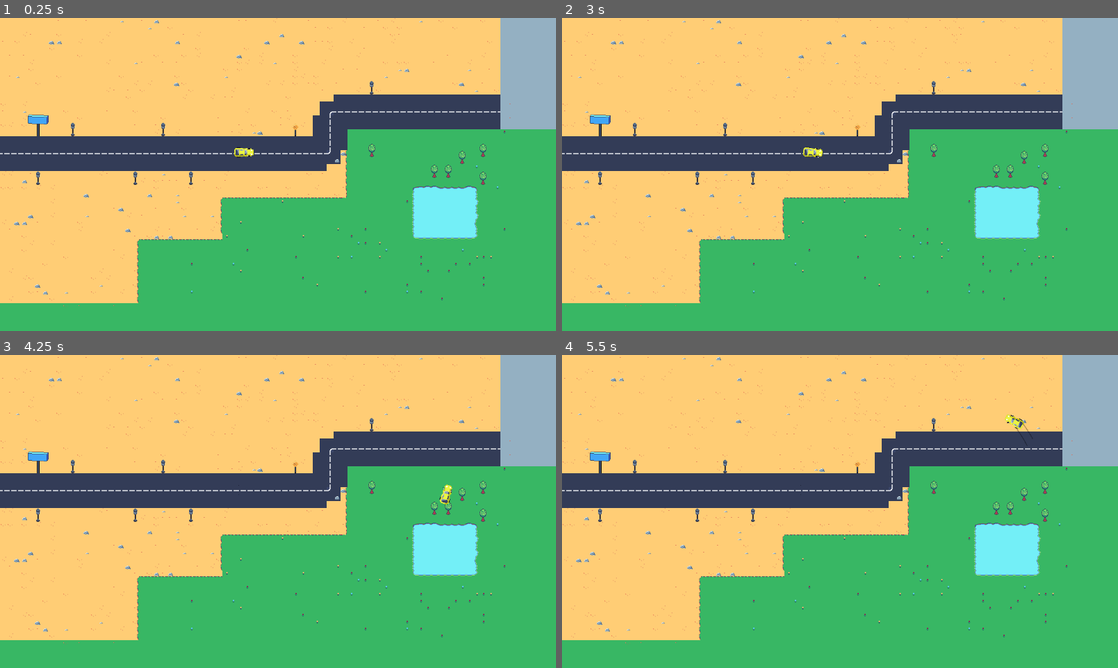
Above: before the commit, frames 1-4 (two rows, left to right).
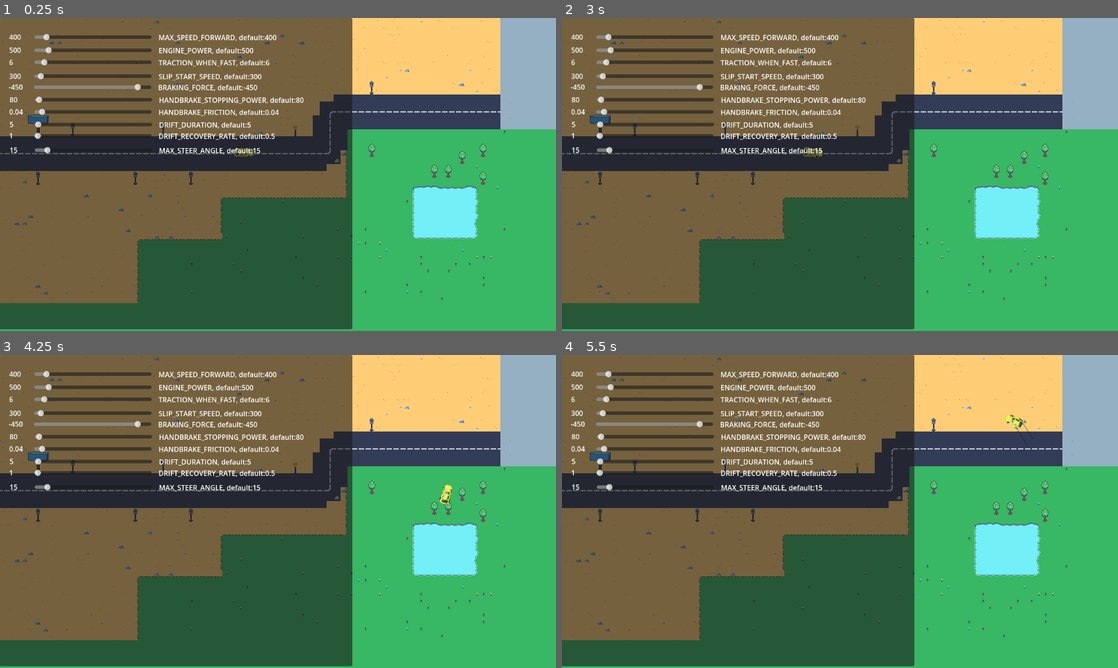
Above: after the commit, the same moments.

Repository: pgawle/driveoutnazis
Game: Godot game, scene res://drive_out_nazis.tscn
Two runs of this game, one before a commit and one after it. Both use one fixed random seed, a clock stepped at 60 frames per second and the inputs below.
Inputs:
- Up to frame 1 (0.25 s): no input
- Up to frame 2 (3 s): tap Enter at 0.5, 2 s; hold Right (ui_right) 0.53-1.28 s; tap Space (handbrake) at 1.25, 2.75 s; hold Space (handbrake) 1.28-2.03 s; hold Right (ui_right) 2.03-2.78 s; hold Up (ui_up) from 2.78 s (still down)
- Up to frame 3 (4.25 s): release Up (ui_up) at 3.53 s; hold Left (ui_left) from 3.53 s (still down)
- Up to frame 4 (5.5 s): release Left (ui_left) at 5.03 s; hold Space (handbrake) from 5.03 s (still down)

The runs differ from the first frame. In frame 1, 63% of the frame differs, in the area x 0-64%, y 0-100%; in frame 2, 63%; in frame 3, 63%; in frame 4, 63%.

Commit message:
adding testing sliders

Diff:
--- /dev/null
+++ b/Actors/BasicSlider/basic_slider.gd
@@ -0,0 +1,57 @@
+class_name BasicSlider
+extends Node2D
+
+# SIGNALS
+
+signal  value_changed(value: float)
+
+# Configuration Parameters
+
+@export var Variable_Name :String= "Variable_Name"
+@export var Value :float = 0
+@export var Min_Value :float
+@export var Max_Value :float = 10000
+@export var Step :float = 1
+@export var player_path: NodePath
+@export var player: CharacterBody2D = null
+
+# Connected Nodes
+
+@onready var decription_label = %Description
+@onready var value_label = %Value
+@onready var slider = %HSlider
+
+#internal
+
+var property_present = null
+
+func _ready() -> void:
+
+	decription_label.text = Variable_Name
+	property_present = player.get(Variable_Name)
+
+	if(property_present != null):
+		#player[Variable_Name] = Value
+		Value = property_present
+		decription_label.text = Variable_Name + ", default:" + str(property_present)
+		value_label.text = str(property_present)
+
+		slider.value = Value
+		slider.min_value = Min_Value
+		slider.max_value = Max_Value
+		slider.step = Step
+
+
+	else:
+		decription_label.text = Variable_Name + " not propery present, not connected"
+
+func _on_h_slider_value_changed(slider_value: float) -> void:
+	value_label.text = str(slider_value)
+	value_changed.emit(slider_value)
+	if(property_present != null):
+		player[Variable_Name] = slider_value
+
+func _on_h_slider_init_done() -> void:
+	#bad example, fixing race problem just for testing
+	await get_tree().process_frame
+	slider.value = Value
--- /dev/null
+++ b/Actors/BasicSlider/basic_slider.tscn
@@ -0,0 +1,38 @@
+[gd_scene load_steps=3 format=3 uid="uid://b7ughriv7m5vm"]
+
+[ext_resource type="Script" path="res://Actors/BasicSlider/basic_slider.gd" id="1_wumhd"]
+[ext_resource type="Script" path="res://Actors/BasicSlider/h_slider.gd" id="2_pow1d"]
+
+[node name="BasicSlider" type="Node2D"]
+position = Vector2(0, 1)
+script = ExtResource("1_wumhd")
+
+[node name="HSlider" type="HSlider" parent="."]
+unique_name_in_owner = true
+offset_left = 65.0
+offset_top = 6.0
+offset_right = 335.0
+offset_bottom = 22.0
+focus_mode = 0
+max_value = 0.0
+step = 0.1
+script = ExtResource("2_pow1d")
+
+[node name="Value" type="Label" parent="."]
+unique_name_in_owner = true
+offset_left = 7.0
+offset_top = 2.0
+offset_right = 51.0
+offset_bottom = 25.0
+text = "Value"
+
+[node name="Description" type="Label" parent="."]
+unique_name_in_owner = true
+offset_left = 351.0
+offset_top = 3.0
+offset_right = 440.0
+offset_bottom = 26.0
+text = "Description"
+
+[connection signal="init_done" from="HSlider" to="." method="_on_h_slider_init_done"]
+[connection signal="value_changed" from="HSlider" to="." method="_on_h_slider_value_changed"]
--- /dev/null
+++ b/Actors/BasicSlider/h_slider.gd
@@ -0,0 +1,12 @@
+extends HSlider
+
+signal init_done
+# Called when the node enters the scene tree for the first time.
+func _ready() -> void:
+	init_done.emit()
+	pass # Replace with function body.
+
+
+# Called every frame. 'delta' is the elapsed time since the previous frame.
+func _process(delta: float) -> void:
+	pass
--- a/Actors/PlayerCar/player_car.gd
+++ b/Actors/PlayerCar/player_car.gd
@@ -6,6 +6,7 @@
 # ------------------------------------------------------------------
 
 signal draw_mark(point)
+signal values_ready(dictionary_of_values)
 
 # ------------------------------------------------------------------
 # Configuration Parameters
@@ -69,9 +70,7 @@
 
 func _ready() -> void:
 	idle_animation.timeout.connect(idle_scale)
-
-
-
+	emit_starting_values()
 
 func _physics_process(delta):
 
@@ -219,3 +218,14 @@
 		scale.x += SCALE_RATE_X
 		scale.y += SCALE_RATE_Y
 		scale_up = false
+
+
+func emit_starting_values():
+	values_ready.emit({
+		"MAX_SPEED_FORWARD": MAX_SPEED_FORWARD
+	})
+
+
+func _on_max_speed_on_value_changed(value) -> void:
+	printerr("MAX SPEED ASSIGN" , value)
+	MAX_SPEED_FORWARD = value
--- a/drive_out_nazis.tscn
+++ b/drive_out_nazis.tscn
@@ -1,8 +1,9 @@
-[gd_scene load_steps=6 format=4 uid="uid://bj7fk75m85xhi"]
+[gd_scene load_steps=7 format=4 uid="uid://bj7fk75m85xhi"]
 
 [ext_resource type="PackedScene" uid="uid://r6yj64iax6w2" path="res://Actors/PlayerCar/PlayerCar.tscn" id="1_75lul"]
 [ext_resource type="Script" path="res://Actors/DrawPlain/draw_plain.gd" id="1_tt8e5"]
 [ext_resource type="Texture2D" uid="uid://cs4nb16yriml7" path="res://assets/CP_V1.0.4.png" id="2_eh6l0"]
+[ext_resource type="PackedScene" uid="uid://b7ughriv7m5vm" path="res://Actors/BasicSlider/basic_slider.tscn" id="4_lwyvf"]
 
 [sub_resource type="TileSetAtlasSource" id="TileSetAtlasSource_7wrl3"]
 texture = ExtResource("2_eh6l0")
@@ -640,4 +641,88 @@
 rotation = -6.28319
 scale = Vector2(1.5, 1.5)
 
+[node name="UI" type="Node2D" parent="."]
+
+[node name="Control" type="Control" parent="UI"]
+layout_mode = 3
+anchors_preset = 0
+offset_left = -1.0
+offset_right = 582.0
+offset_bottom = 716.0
+
+[node name="Panel" type="Panel" parent="UI/Control"]
+layout_mode = 0
+offset_right = 812.0
+offset_bottom = 716.0
+
+[node name="SLIP_START_SPEED" parent="UI/Control" node_paths=PackedStringArray("player") instance=ExtResource("4_lwyvf")]
+position = Vector2(15, 120)
+Variable_Name = "SLIP_START_SPEED"
+player_path = NodePath("../../../PlayerCar")
+player = NodePath("../../../PlayerCar")
+
+[node name="DRIFT_DURATION" parent="UI/Control" node_paths=PackedStringArray("player") instance=ExtResource("4_lwyvf")]
+position = Vector2(16, 231)
+Variable_Name = "DRIFT_DURATION"
+player_path = NodePath("../../../PlayerCar")
+player = NodePath("../../../PlayerCar")
+
+[node name="DRIFT_RECOVERY_RATE" parent="UI/Control" node_paths=PackedStringArray("player") instance=ExtResource("4_lwyvf")]
+position = Vector2(15, 257)
+Variable_Name = "DRIFT_RECOVERY_RATE"
+player_path = NodePath("../../../PlayerCar")
+player = NodePath("../../../PlayerCar")
+
+[node name="HANDBRAKE_FRICTION" parent="UI/Control" node_paths=PackedStringArray("player") instance=ExtResource("4_lwyvf")]
+position = Vector2(15, 202)
+Variable_Name = "HANDBRAKE_FRICTION"
+Max_Value = 1.0
+Step = 0.001
+player_path = NodePath("../../../PlayerCar")
+player = NodePath("../../../PlayerCar")
+
+[node name="BRAKING_FORCE" parent="UI/Control" node_paths=PackedStringArray("player") instance=ExtResource("4_lwyvf")]
+position = Vector2(14, 145)
+Variable_Name = "BRAKING_FORCE"
+Min_Value = -5000.0
+Max_Value = 0.0
+player_path = NodePath("../../../PlayerCar")
+player = NodePath("../../../PlayerCar")
+
+[node name="Max Steer Angle" parent="UI/Control" node_paths=PackedStringArray("player") instance=ExtResource("4_lwyvf")]
+position = Vector2(16, 290)
+Variable_Name = "MAX_STEER_ANGLE"
+Max_Value = 180.0
+player_path = NodePath("../../../PlayerCar")
+player = NodePath("../../../PlayerCar")
+
+[node name="Engine Power" parent="UI/Control" node_paths=PackedStringArray("player") instance=ExtResource("4_lwyvf")]
+position = Vector2(15, 60)
+Variable_Name = "ENGINE_POWER"
+Max_Value = 5000.0
+player_path = NodePath("../../../PlayerCar")
+player = NodePath("../../../PlayerCar")
+
+[node name="Max Speed Forward" parent="UI/Control" node_paths=PackedStringArray("player") instance=ExtResource("4_lwyvf")]
+position = Vector2(15, 30)
+Variable_Name = "MAX_SPEED_FORWARD"
+Value = 400.0
+Max_Value = 5000.0
+player_path = NodePath("../../../PlayerCar")
+player = NodePath("../../../PlayerCar")
+
+[node name="Fast Traction" parent="UI/Control" node_paths=PackedStringArray("player") instance=ExtResource("4_lwyvf")]
+position = Vector2(15, 88)
+Variable_Name = "TRACTION_WHEN_FAST"
+Max_Value = 100.0
+Step = 0.1
+player_path = NodePath("../../../PlayerCar")
+player = NodePath("../../../PlayerCar")
+
+[node name="HANDBRAKE_STOPPING_POWER" parent="UI/Control" node_paths=PackedStringArray("player") instance=ExtResource("4_lwyvf")]
+position = Vector2(16, 174)
+Variable_Name = "HANDBRAKE_STOPPING_POWER"
+player_path = NodePath("../../../PlayerCar")
+player = NodePath("../../../PlayerCar")
+
 [connection signal="draw_mark" from="PlayerCar" to="DrawPlain" method="_on_player_car_draw_mark"]
Not shown, changed: README.md
